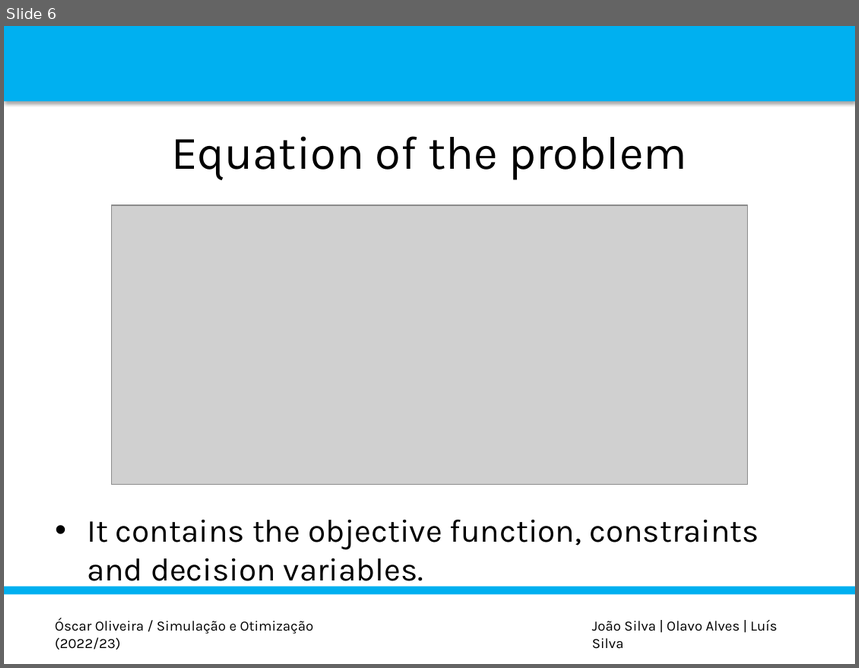
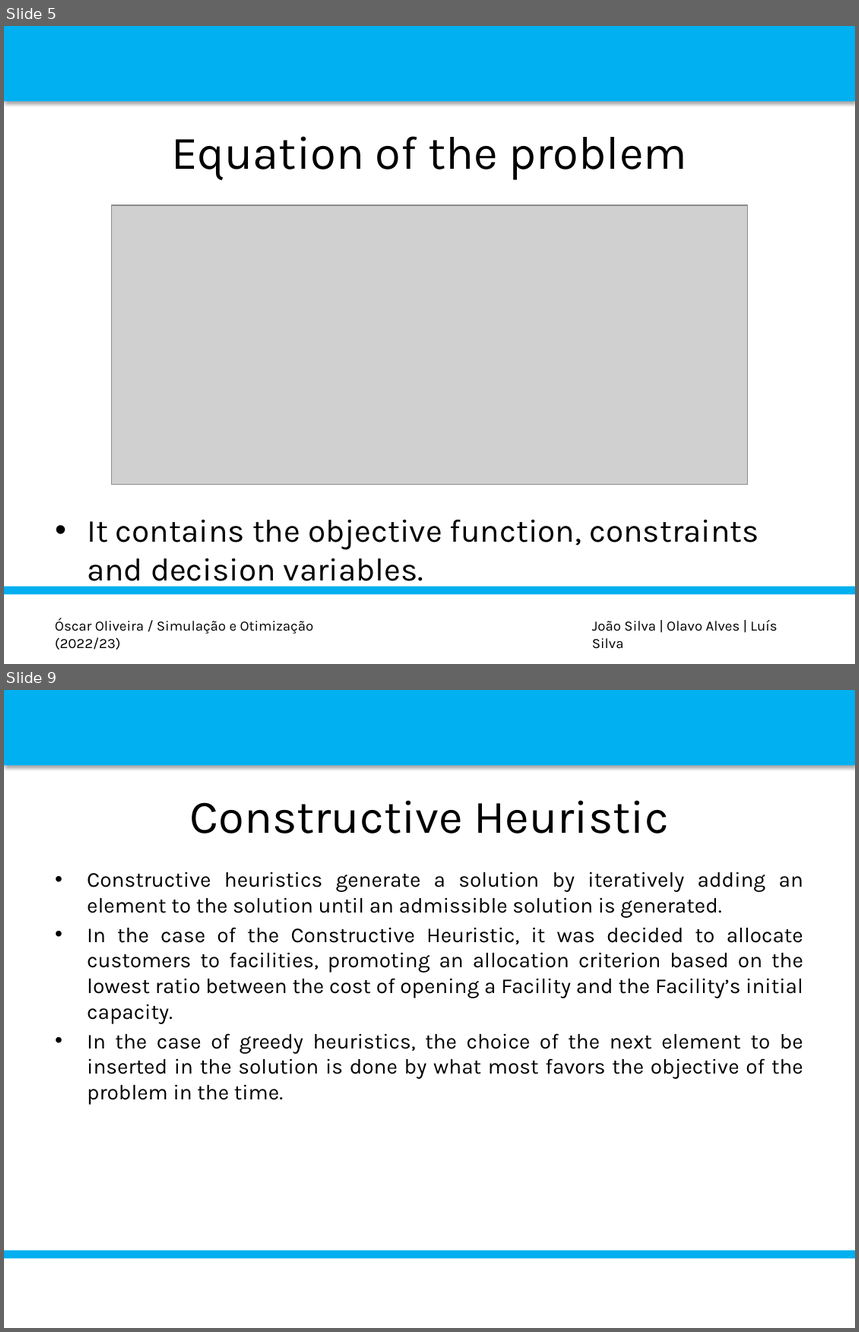
Before and after one commit to luispedro30/SO_trabalho, a slide deck: P_POINT_SO.pptx. Shown one above the other, each under a label of ours: slide 6 before the commit, slides 5 and 9 after it; the slides between them are not shown. The pictures are 859x668 and 859x1332 pixels, drawn with LibreOffice and Linux fonts; fonts in the diff are those of the drawing; grey boxes stand for pictures; background and template pictures are left out. Boxes give left, top, right and bottom in pixels: in the first picture for what was removed or moved away, otherwise in the second. Text is boxed around its words. In the diff, an @@ line names an element or a change of style, - is before the commit and + after.

```diff
--- a/P_POINT_SO.pptx
+++ b/P_POINT_SO.pptx
@@ slide 9 added at <box>4,690,855,1328</box>, background #FFFFFF; not listed: 2 template elements that a slide beside it also shows @@
@@ title added at <box>190,800,669,834</box>, 39.6 pt, text #000000 @@
+Constructive Heuristic
@@ text added at <box>87,872,804,1105</box>, 18 pt, text #000000 @@
+• Constructive heuristics generate a solution by iteratively adding an element to the solution until an admissible solution is generated.
+• In the case of the Constructive Heuristic, it was decided to allocate customers to facilities, promoting an allocation criterion based on the lowest ratio between the cost of opening a Facility and the Facility’s initial capacity.
+• In the case of greedy heuristics, the choice of the next element to be inserted in the solution is done by what most favors the objective of the problem in the time.
@@ what was slide 6 is now slide 5 @@
```
Also in this commit, not shown: 6 slides changed, 6 other slides added, 1 other file.
